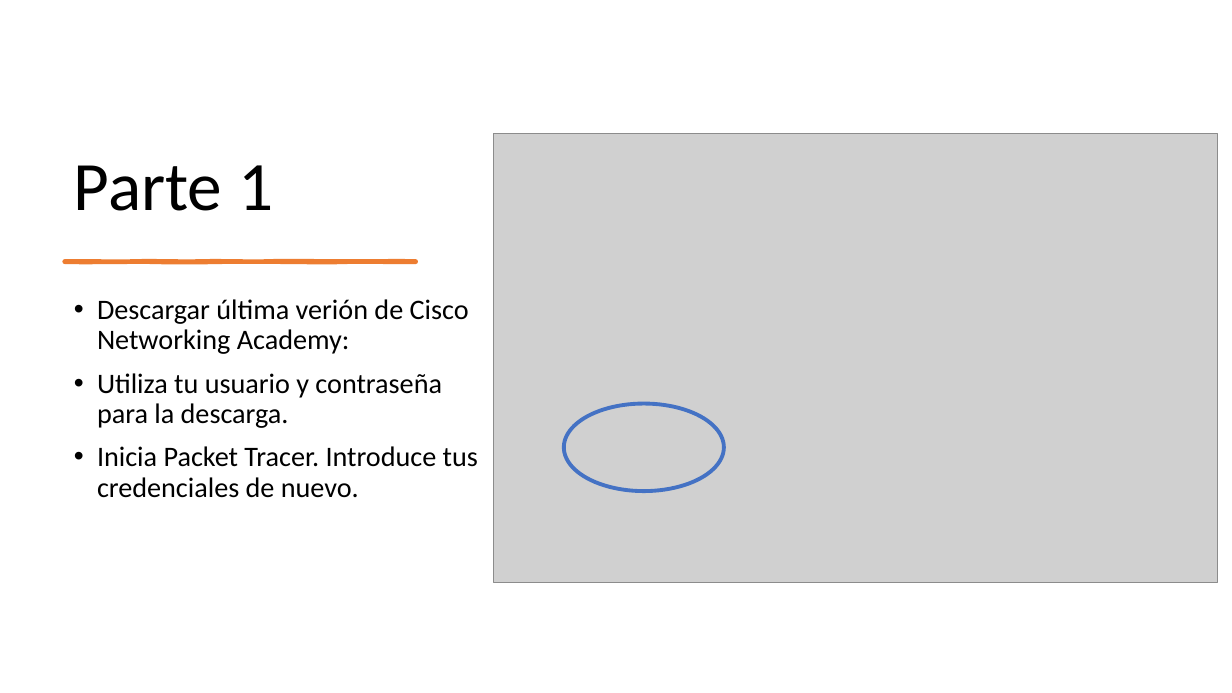
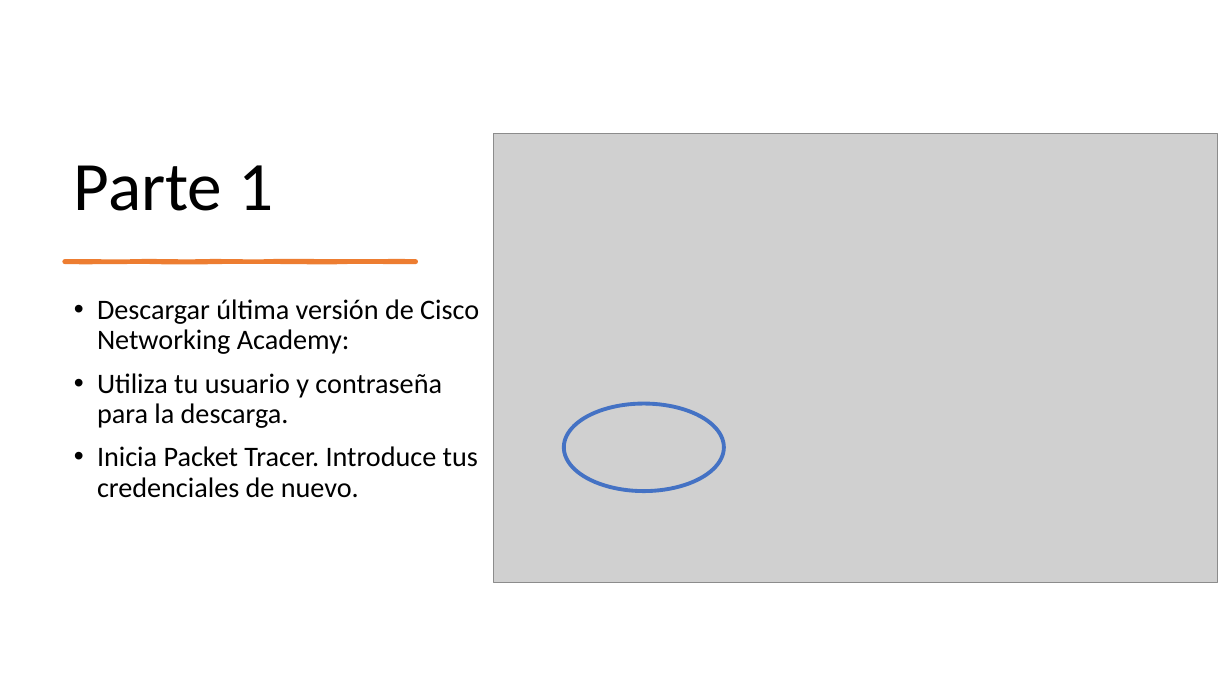
Before and after one commit to aldarias/cyberops, a slide deck: slide 2 of 01-Modulo12-TutorialPacketTracert/05-TutorialIntroPacketTracerPaco.odp. Drawn at 1232x693 pixels with LibreOffice and Linux fonts; fonts in the diff are those of the drawing; grey boxes stand for pictures. Boxes give left, top, right and bottom in pixels: in the first picture for what was removed or moved away, otherwise in the second. Text is boxed around its words. In the diff, an @@ line names an element or a change of style, - is before the commit and + after.

```diff
--- a/01-Modulo12-TutorialPacketTracert/05-TutorialIntroPacketTracerPaco.odp
+++ b/01-Modulo12-TutorialPacketTracert/05-TutorialIntroPacketTracerPaco.odp
@@ text at (x1=97, y1=299, x2=479, y2=354): text changed @@
-• Descargar última verión de Cisco Networking Academy:
+• Descargar última versión de Cisco Networking Academy:
```
